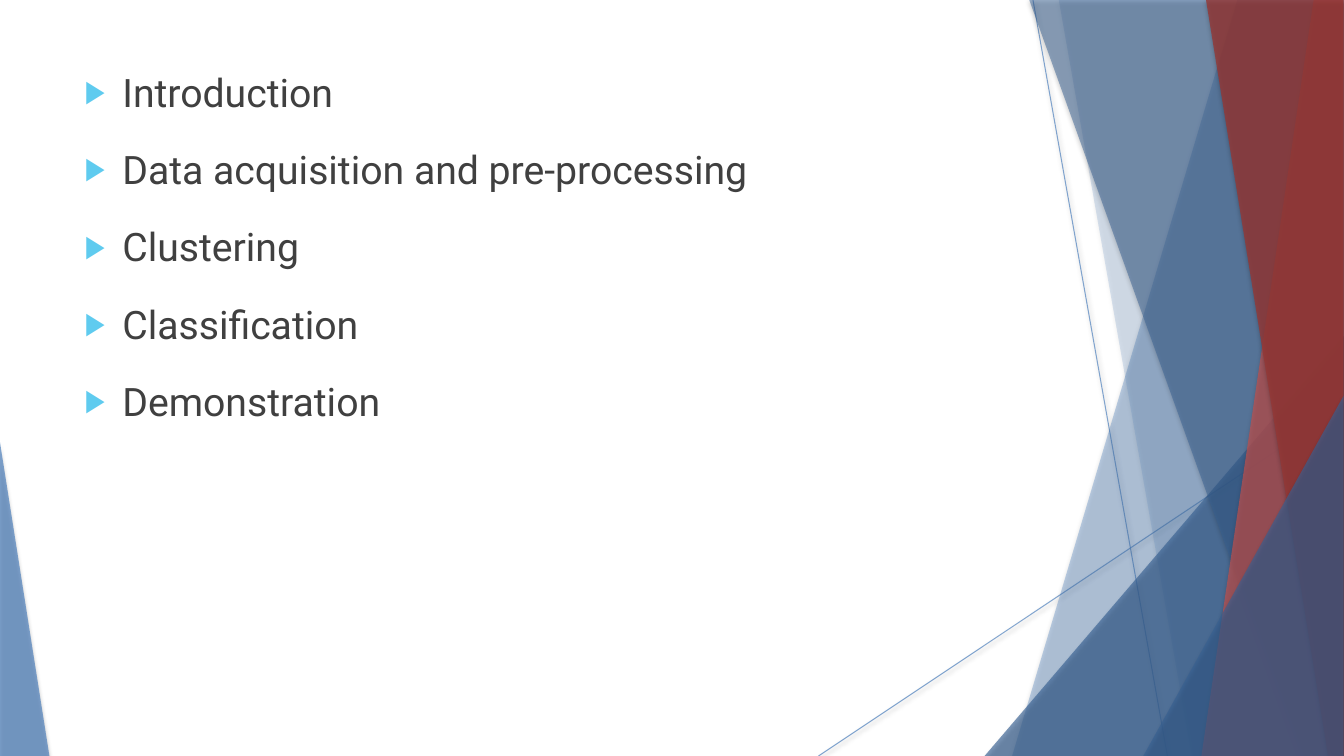
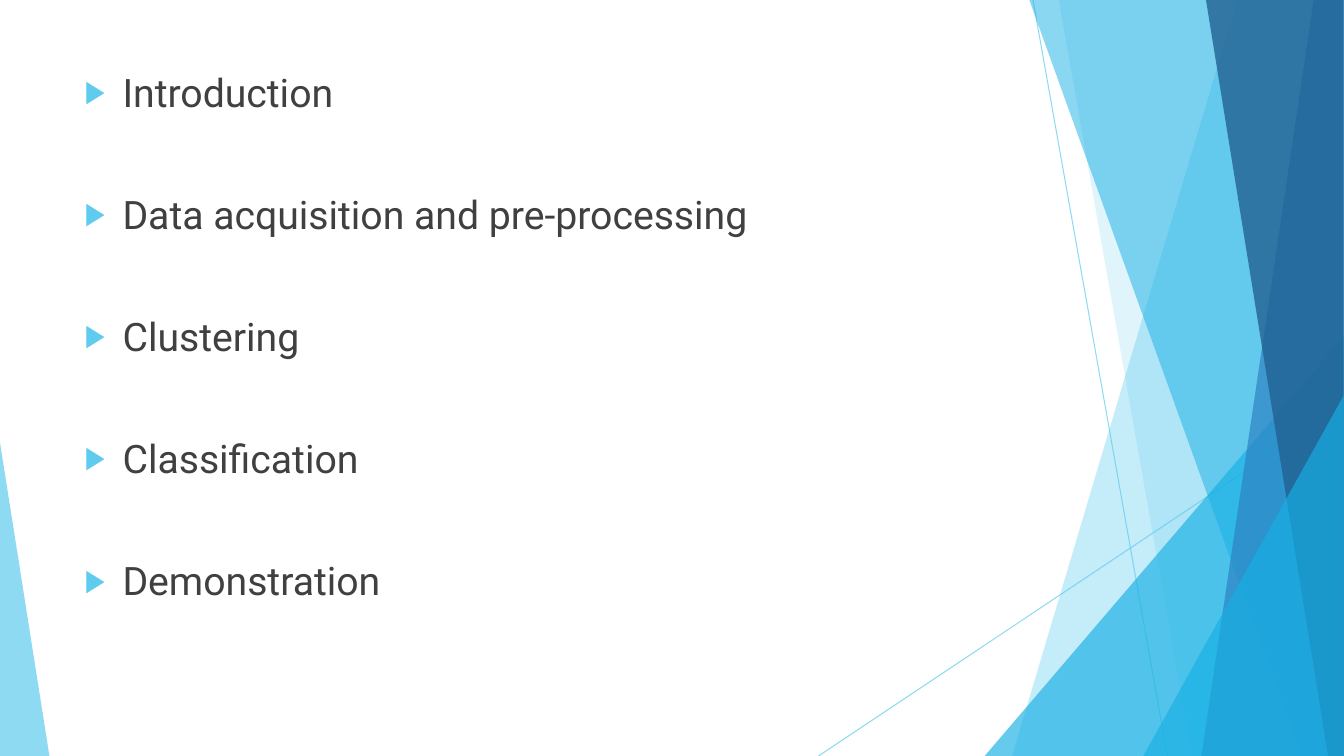
Before and after one commit to DavidS3141/HandwrittenEquationRecognizer, a slide deck: slide 2 of report/presentation/HER - Presentation.pptx. Drawn at 1344x756 pixels with LibreOffice and Linux fonts; fonts in the diff are those of the drawing. Boxes give left, top, right and bottom in pixels: in the first picture for what was removed or moved away, otherwise in the second. Text is boxed around its words. In the diff, an @@ line names an element or a change of style, - is before the commit and + after.

```diff
--- a/report/presentation/HER - Presentation.pptx
+++ b/report/presentation/HER - Presentation.pptx
@@ freeform shape at box(1012, 0, 1344, 756): fill #4F81BD at 36% opacity to #5FCBEF at 36% opacity; shadow off @@
@@ freeform shape at box(1029, 0, 1344, 756): fill #376092 at 50% opacity to #17B0E4 at 50% opacity; shadow off @@
@@ line (1033, 0) - (1168, 756): stroke #4F81BD 0.74 pt to #5FCBEF 0.75 pt @@
@@ freeform shape at box(1059, 0, 1344, 756): fill #4F81BD at 20% opacity to #5FCBEF at 20% opacity; shadow off; outline redrawn @@
@@ freeform shape at box(1202, 0, 1344, 756): fill #C0504D at 70% opacity to #2E83C3 at 70% opacity; shadow off @@
@@ freeform shape at box(1206, 0, 1344, 756): fill #953735 at 80% opacity to #226292 at 80% opacity; shadow off @@
@@ text "Introduction" at box(123, 77, 747, 596): indent changed; more space between paragraphs @@
@@ triangle at box(985, 336, 1344, 756): fill #376092 at 66% opacity to #17B0E4 at 66% opacity; shadow off @@
@@ line (1344, 406) - (819, 756): stroke #4F81BD 0.74 pt to #5FCBEF 0.75 pt @@
@@ triangle at box(1143, 396, 1344, 756): fill #376092 at 66% opacity to #17B0E4 at 66% opacity; shadow off @@
@@ triangle at box(0, 443, 49, 756): fill #4F81BD at 70% opacity to #5FCBEF at 70% opacity; shadow off @@
```
Also in this commit, not shown: 5 other slides changed, 3 slides added, 2 slides removed, 1 other file.
